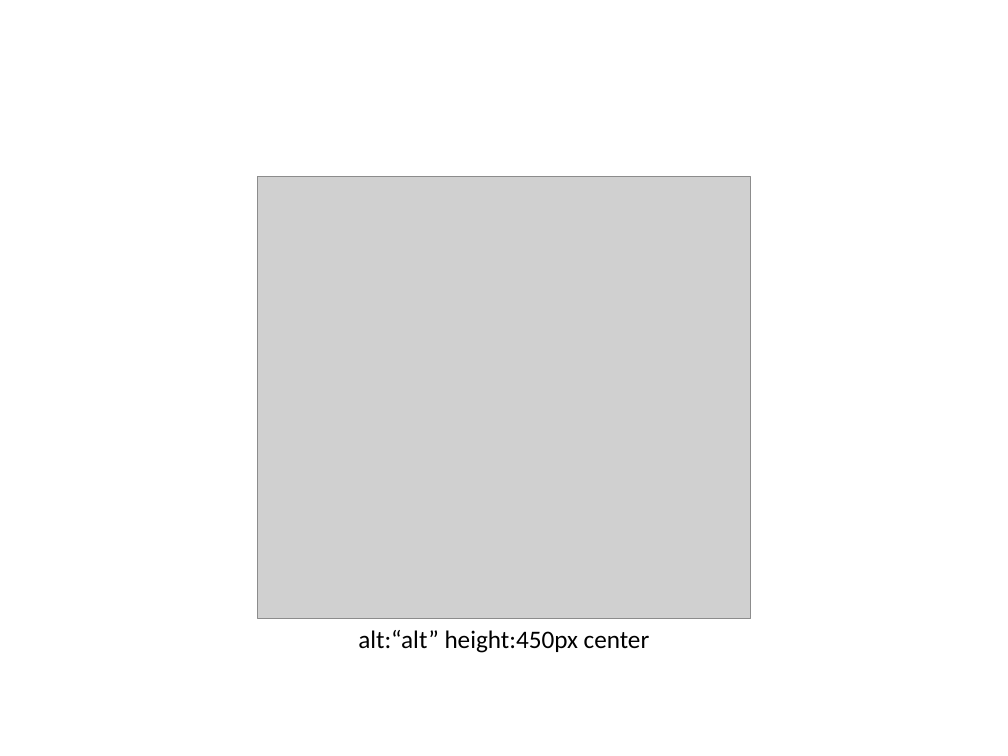
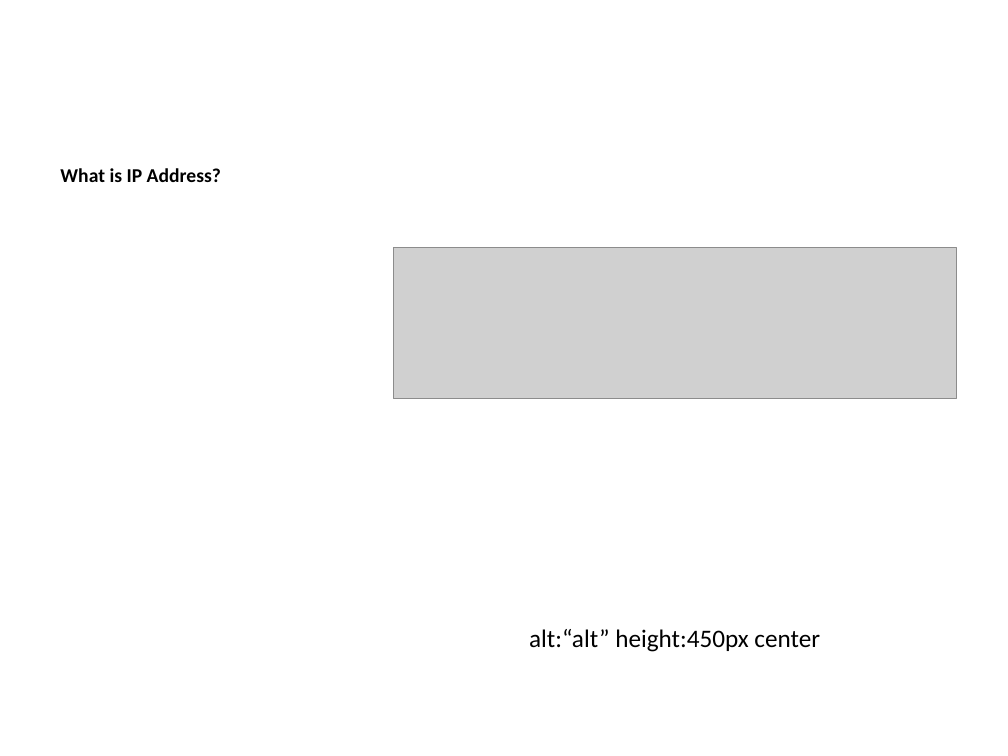
Before and after one commit to ucoruh/ce103-algorithms-and-programming-I, a slide deck: slide 32 of docs/week-1-intro/ce103-week-1-intro.en.md_word.pptx (slide 33 before the commit). Drawn at 1008x756 pixels with LibreOffice and Linux fonts; fonts in the diff are those of the drawing; grey boxes stand for pictures. Boxes give left, top, right and bottom in pixels: in the first picture for what was removed or moved away, otherwise in the second. Text is boxed around its words. In the diff, an @@ line names an element or a change of style, - is before the commit and + after.

```diff
--- a/docs/week-1-intro/ce103-week-1-intro.en.md_word.pptx
+++ b/docs/week-1-intro/ce103-week-1-intro.en.md_word.pptx
@@ text added at <box>60,168,221,182</box>, 14 pt, text #000000, bold @@
+What is IP Address?
@@ picture removed at <box>258,176,751,619</box> @@
@@ picture added at <box>393,248,956,399</box> @@
@@ text "alt:“alt” height:450px center": place and size @@
-text "alt:“alt” height:450px center" at <box>358,630,650,653</box>
+text "alt:“alt” height:450px center" at <box>529,629,820,652</box>
```
Also in this commit, not shown: 39 other slides changed, 9 slides added, 1 slide removed, 19 other files.
